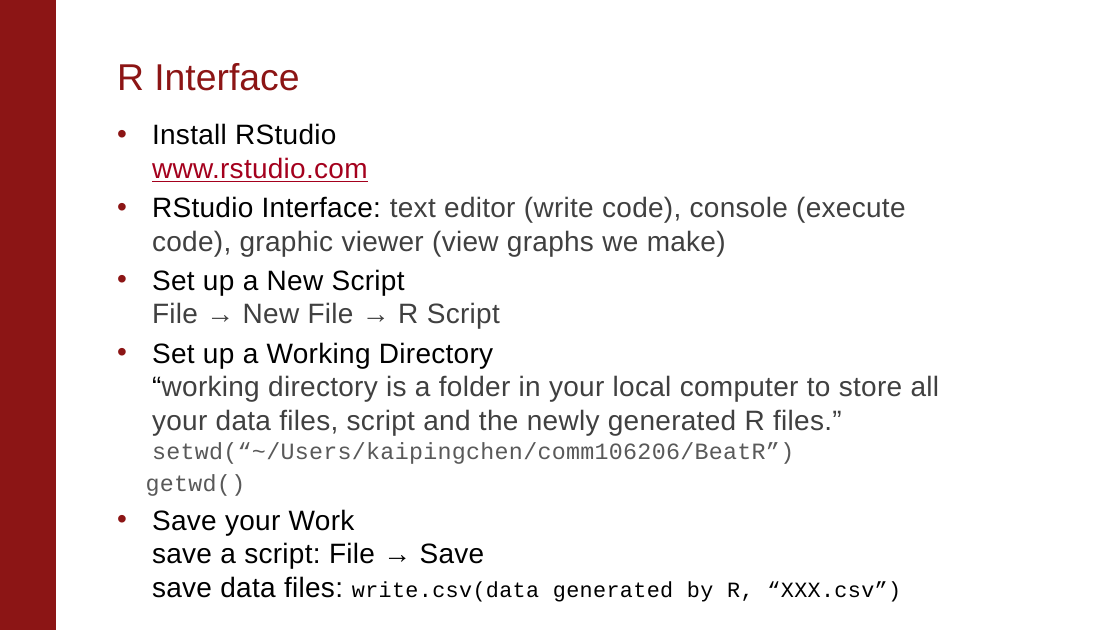
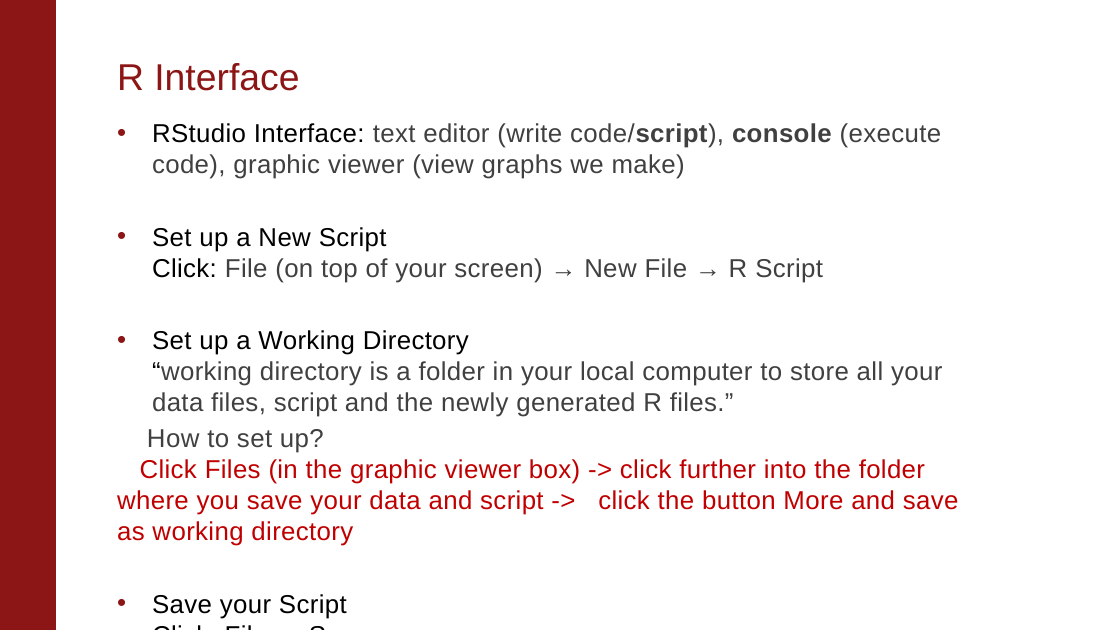
Before and after one commit to kaipingchen/com106-206-TA, a slide deck: slide 5 of KaipingAdina's Section Material/Intro Section/IntroSection.pptx. Drawn at 1120x630 pixels with LibreOffice and Linux fonts; fonts in the diff are those of the drawing; background and template pictures are left out. Boxes give left, top, right and bottom in pixels: in the first picture for what was removed or moved away, otherwise in the second. Text is boxed around its words. In the diff, an @@ line names an element or a change of style, - is before the commit and + after.

Commit message:
update the R script and PPT!
Dear Adina, I included the exercises in the PPT and delete some
contents. I also updated the R script! Please edit! Thanks!

```diff
--- a/KaipingAdina's Section Material/Intro Section/IntroSection.pptx
+++ b/KaipingAdina's Section Material/Intro Section/IntroSection.pptx
@@ text at (117, 123, 959, 546): text changed; size 18 to 16.6 pt @@
-• Install RStudio
-  www.rstudio.com
-• RStudio Interface: text editor (write code), console (execute code), graphic viewer (view graphs we make)
-• Set up a New Script
-  File → New File → R Script
-• Set up a Working Directory
-  “working directory is a folder in your local computer to store all your data files, script and the newly generated R files.”
-  setwd(“~/Users/kaipingchen/comm106206/BeatR”)
-getwd()
-• Save your Work
-  save a script: File → Save
-  save data files: write.csv(data generated by R, “XXX.csv”)
+• RStudio Interface: text editor (write code/script), console (execute code), graphic viewer (view graphs we make)
+• Set up a New Script
+  Click: File (on top of your screen) → New File → R Script
+• Set up a Working Directory
+  “working directory is a folder in your local computer to store all your data files, script and the newly generated R files.”
+How to set up?
+Click Files (in the graphic viewer box) -> click further into the folder where you save your data and script -> click the button More and save as working directory
+• Save your Script
+  Click: File → Save
```
Also in this commit, not shown: 3 other slides changed, 6 slides added, 2 other files.
